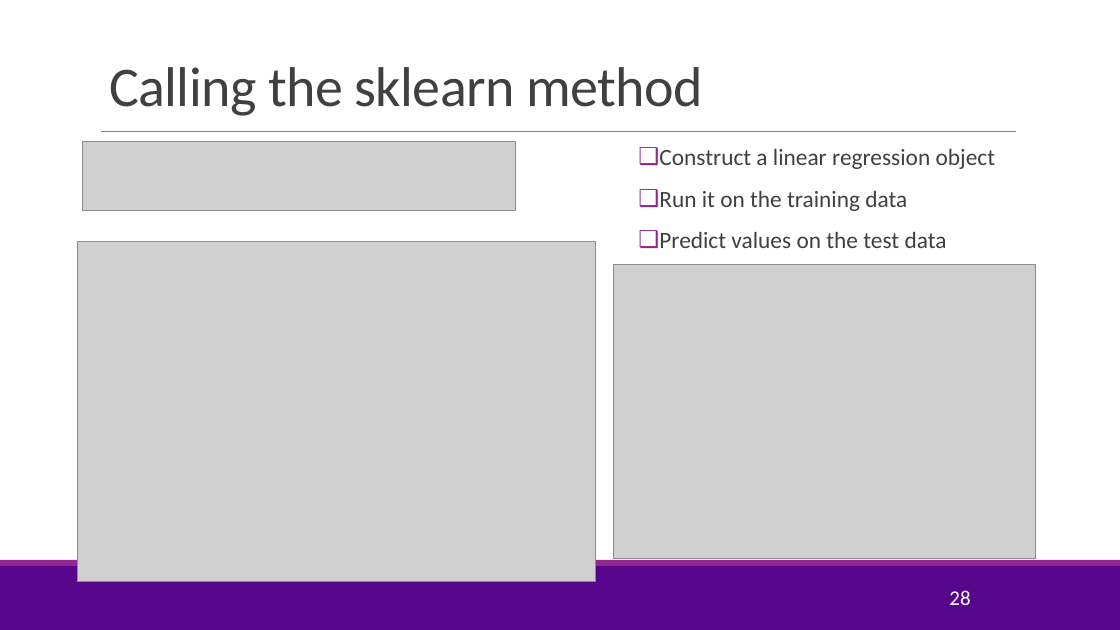
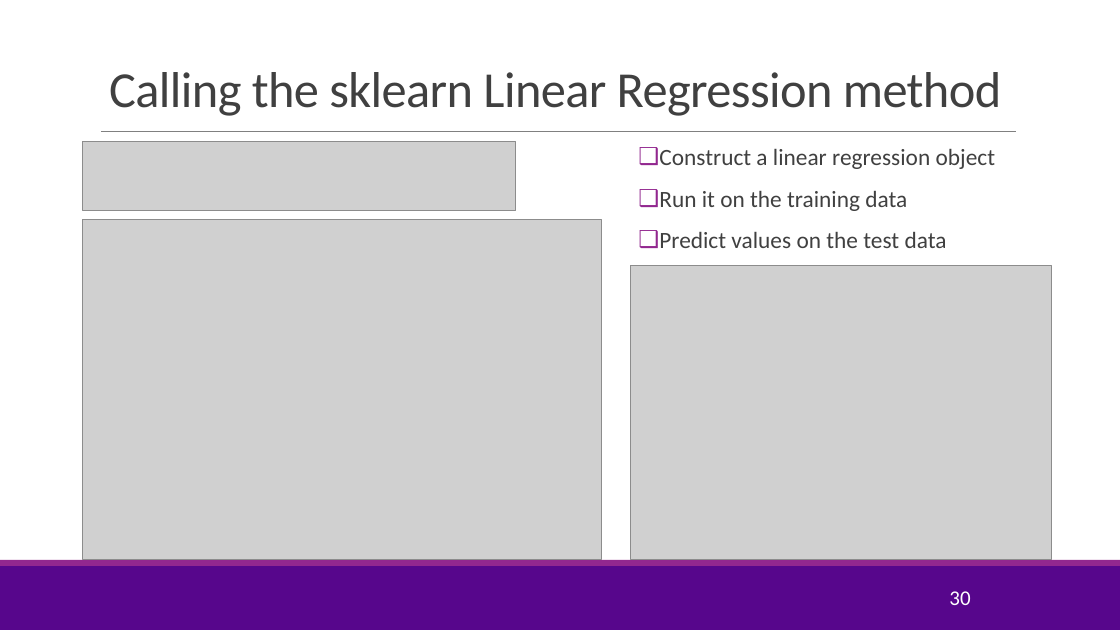
Before and after one commit to joshzzl/introml, a slide deck: slide 30 of lectures/Lect03_MultLinRegression.pptx (slide 28 before the commit). Drawn at 1120x630 pixels with LibreOffice and Linux fonts; fonts in the diff are those of the drawing; grey boxes stand for pictures; background and template pictures are left out. Boxes give left, top, right and bottom in pixels: in the first picture for what was removed or moved away, otherwise in the second. Text is boxed around its words. In the diff, an @@ line names an element or a change of style, - is before the commit and + after.

Commit message:
Changed the way the solution using covariance matrices is presented. Introduced the mean removal approach. Modified the slides on extension of linear regression slightly. Fixed some notations and typos.

```diff
--- a/lectures/Lect03_MultLinRegression.pptx
+++ b/lectures/Lect03_MultLinRegression.pptx
@@ title at (109, 72, 1002, 116): text changed; size 48 to 43.2 pt @@
-Calling the sklearn method
+Calling the sklearn Linear Regression method
@@ picture: place and size @@
-picture at (77, 242, 596, 582)
+picture at (83, 219, 602, 560)
@@ picture: place and size @@
-picture at (614, 265, 1036, 559)
+picture at (631, 266, 1053, 560)
@@ page number at (949, 591, 970, 605): text changed @@
-28
+30
```
Also in this commit, not shown: 7 other slides changed, 3 slides added.
